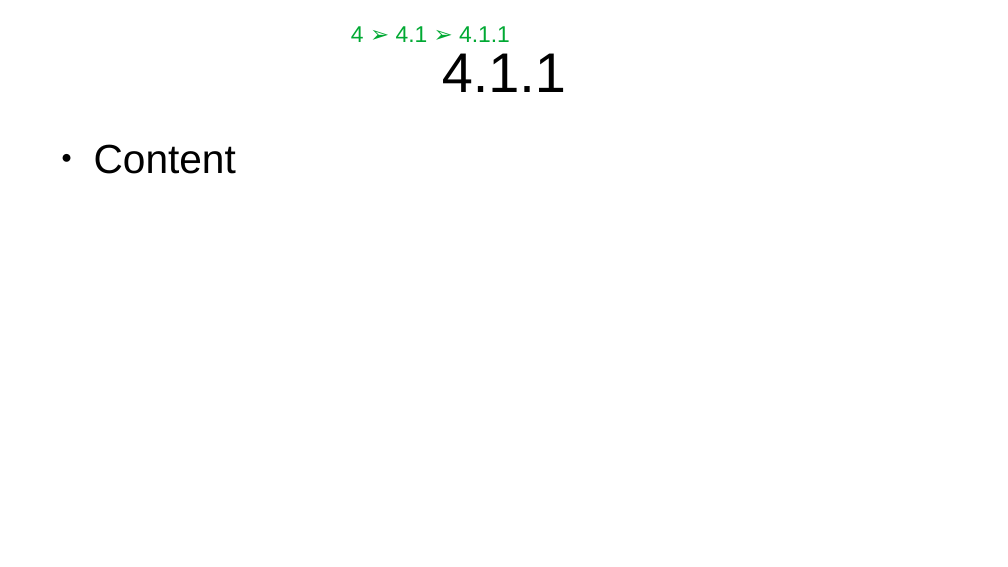
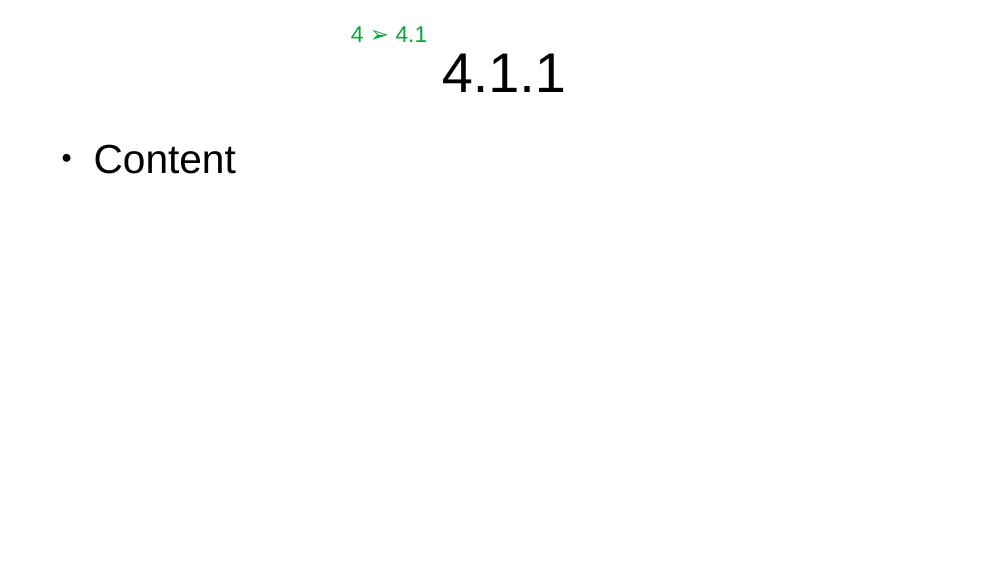
Before and after one commit to shunf4/presentation-auto-breadcrumbs, a slide deck: slide 18 of breadcrumbs_test.odp (slide 15 before the commit). Drawn at 1008x567 pixels with LibreOffice and Linux fonts; fonts in the diff are those of the drawing. Boxes give left, top, right and bottom in pixels: in the first picture for what was removed or moved away, otherwise in the second. Text is boxed around its words. In the diff, an @@ line names an element or a change of style, - is before the commit and + after.

```diff
--- a/breadcrumbs_test.odp
+++ b/breadcrumbs_test.odp
@@ text at [351, 26, 428, 42]: text changed @@
-4 ➢ 4.1 ➢ 4.1.1
+4 ➢ 4.1
```
Also in this commit, not shown: 11 other slides changed, 3 slides added, 3 other files.
